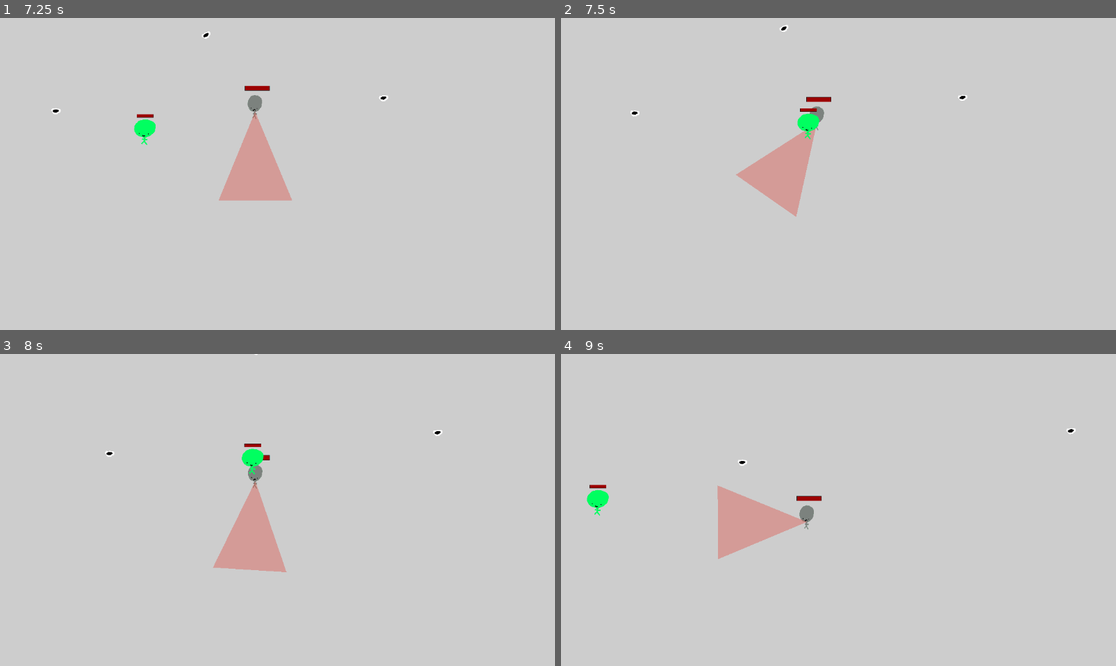
Above: before the commit, frames 1-4 (two rows, left to right).
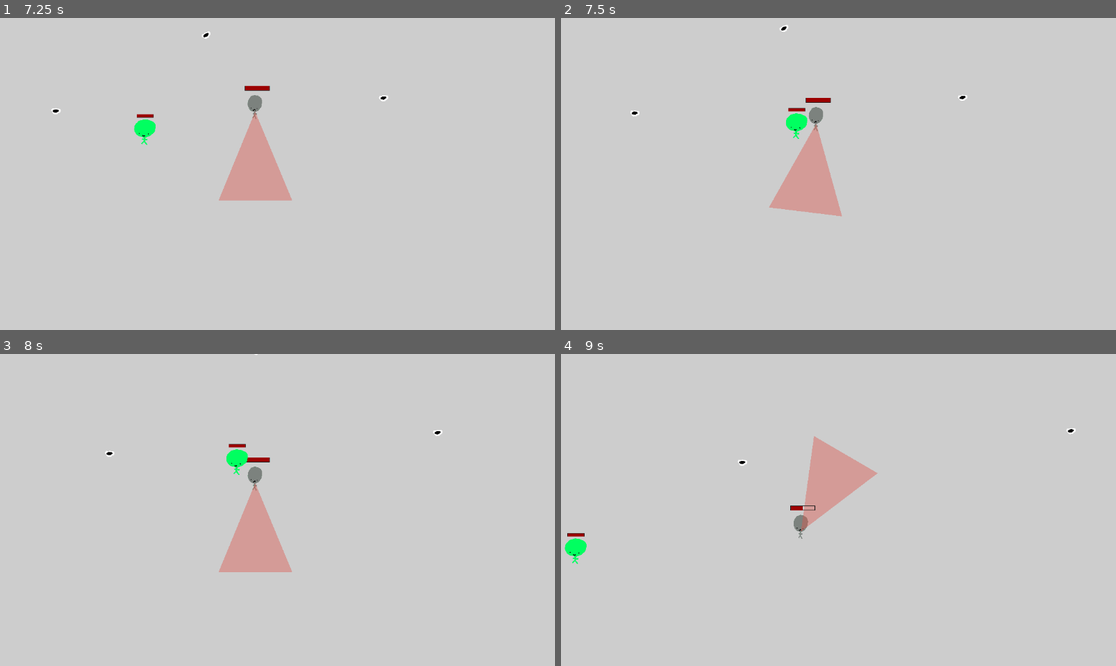
Above: after the commit, the same moments.

Repository: JoelDonnelly/MiniJam
Game: Godot game, scene res://Main.tscn
The game is run twice, just before and just after one commit, with the same random seed, the same clock (stepped at 60 frames per second) and the same inputs.
Inputs (mouse positions are in pixels of both pictures, inside the frame that each line leads up to):
- Up to frame 1 (7.25 s): move the mouse to (399, 158) at 0.52 s; hold D (move_right) 0.53-1.28 s; click (399, 158) at 0.6 s; move the mouse to (166, 189) at 1.27 s; hold S (move_down) 1.28-2.03 s; tap Space (ability_dash) every 1.5 s from 1.35 to 5.85 s; move the mouse to (333, 105) at 2.02 s; hold D (move_right) 2.03-2.78 s; click (333, 105) at 2.1 s; move the mouse to (249, 236) at 2.77 s; hold W (move_up) 2.78-3.53 s; move the mouse to (444, 220) at 3.52 s; hold A (move_left) 3.53-5.03 s; click (444, 220) at 3.6 s; move the mouse to (111, 127) at 4.27 s; move the mouse to (305, 174) at 5.02 s; hold S (move_down) 5.03-5.78 s; click (305, 174) at 5.1 s; move the mouse to (194, 96) at 5.77 s; hold D (move_right) 5.78-6.53 s; move the mouse to (399, 158) at 6.52 s; hold W (move_up) from 6.53 s (still down); click (399, 158) at 6.6 s
- Up to frame 2 (7.5 s): move the mouse to (727, 189) at 7.27 s; release W (move_up) at 7.28 s; hold D (move_right) from 7.28 s (still down); tap Space (ability_dash) at 7.35 s
- Up to frame 3 (8 s): keep holding D (move_right)
- Up to frame 4 (9 s): move the mouse to (894, 441) at 8.02 s; release D (move_right) at 8.03 s; hold S (move_down) 8.03-8.78 s; click (894, 441) at 8.1 s; move the mouse to (810, 572) at 8.77 s; hold A (move_left) from 8.78 s (still down); tap Space (ability_dash) at 8.85 s

Frame 1 is identical in both runs. In frame 2, 2.7% of the frame differs, in the area x 31-51%, y 25-64%; in frame 3, 0.9%; in frame 4, 4.4%, in the area x 0-58%, y 26-68%.

Commit message:
update tile behaviour prototype

Diff:
--- a/Player/player.tscn
+++ b/Player/player.tscn
@@ -2,12 +2,14 @@
 
 [ext_resource type="Script" path="res://Player/player.gd" id="1_kqst3"]
 [ext_resource type="Texture2D" uid="uid://b37uytcd68f88" path="res://Resources/dude_green.png" id="1_sx785"]
-[ext_resource type="PackedScene" path="res://Player/slash_attack.tscn" id="2_2igxq"]
+[ext_resource type="PackedScene" uid="uid://uqo2odtv4gi" path="res://Player/slash_attack.tscn" id="2_2igxq"]
 [ext_resource type="Script" path="res://health/health.gd" id="3_wvlhs"]
 [ext_resource type="Script" path="res://health/HitBox.gd" id="4_0ua7n"]
 [ext_resource type="PackedScene" uid="uid://dwpr58bwswx3x" path="res://health/health_bar.tscn" id="5_i6a26"]
 
 [sub_resource type="CapsuleShape2D" id="CapsuleShape2D_x3eff"]
+radius = 232.0
+height = 568.0
 
 [sub_resource type="SpriteFrames" id="SpriteFrames_qcj3g"]
 animations = [{
Not shown: 1 places in TileMap/prototype_tile_behaviour.tscn that only renumber resources
